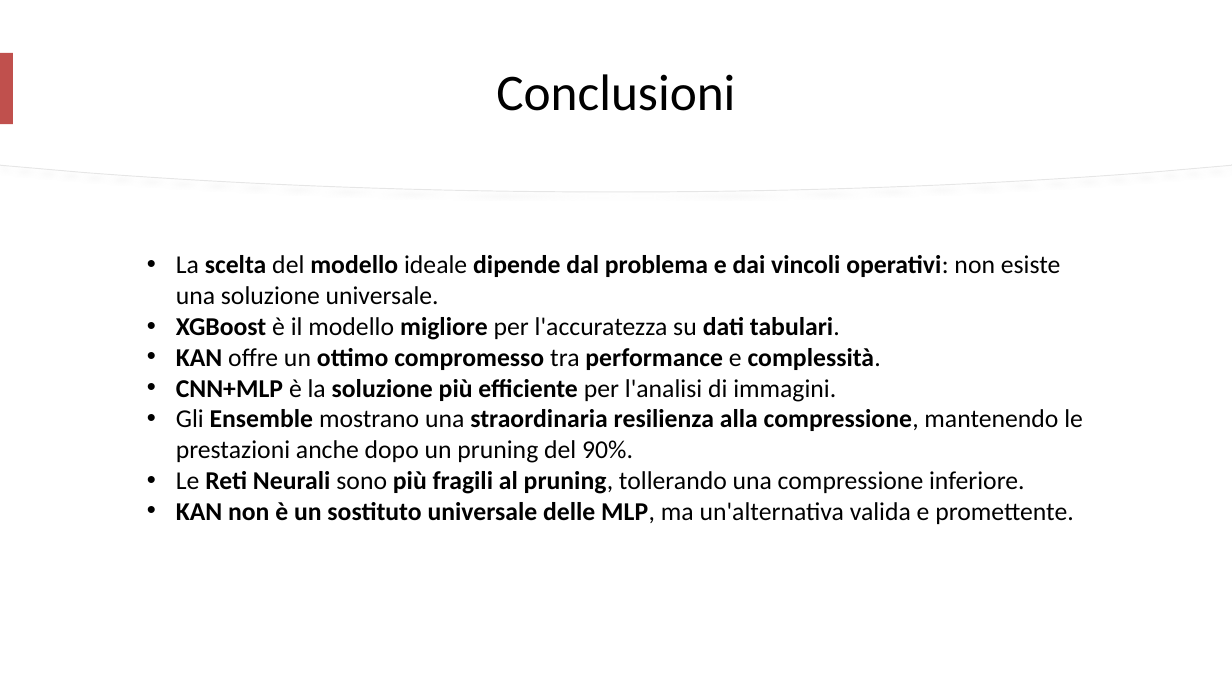
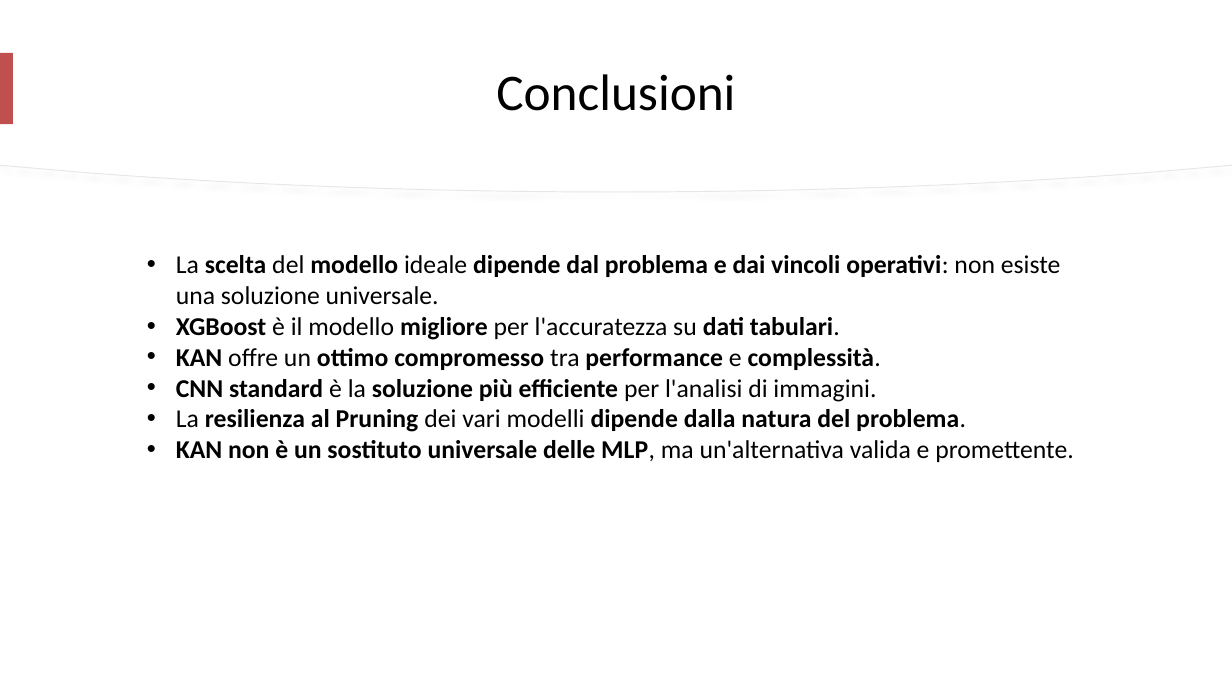
Before and after one commit to mtomas03/Thesis_Paper, a slide deck: slide 22 of Presentation.pptx. Drawn at 1232x693 pixels with LibreOffice and Linux fonts; fonts in the diff are those of the drawing. Boxes give left, top, right and bottom in pixels: in the first picture for what was removed or moved away, otherwise in the second. Text is boxed around its words. In the diff, an @@ line names an element or a change of style, - is before the commit and + after.

Commit message:
Modified Presentation.

```diff
--- a/Presentation.pptx
+++ b/Presentation.pptx
@@ text at <box>176,379,966,432</box>: text changed; bold on @@
-• CNN+MLP è la soluzione più efficiente per l'analisi di immagini.
-• Gli Ensemble mostrano una straordinaria resilienza alla compressione, mantenendo le prestazioni anche dopo un pruning del 90%.
-• Le Reti Neurali sono più fragili al pruning, tollerando una compressione inferiore.
+• CNN standard è la soluzione più efficiente per l'analisi di immagini.
+• La resilienza al Pruning dei vari modelli dipende dalla natura del problema.
```
Also in this commit, not shown: 3 other slides changed, 1 other file.
